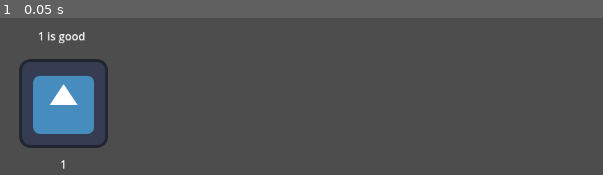
Above: before the commit, frame 1.
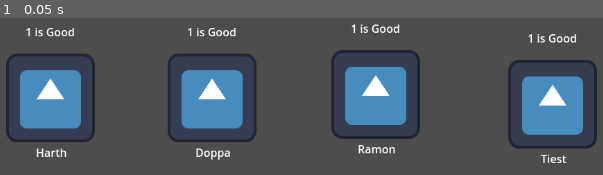
Above: after the commit, the same moment.

Repository: vbAarav/school-snatcher
Game: Godot game, scene res://Scenes/main.tscn
The game is run twice, just before and just after one commit, with the same random seed, the same clock (stepped at 60 frames per second) and the same inputs. The engine's default icon, where the game draws it, is replaced by a stand-in: a white triangle on a blue panel in a dark square.
Inputs:
- Up to frame 1 (0.05 s): no input

The runs differ from the first frame. In frame 1, 21% of the frame differs, in the area x 0-100%, y 3-97%.

Commit message:
Added Student Display Names and Information

Diff:
--- a/Scenes/main.tscn
+++ b/Scenes/main.tscn
@@ -1,13 +1,27 @@
 [gd_scene load_steps=3 format=3 uid="uid://c708hn4r3pyy7"]
 
 [ext_resource type="Script" uid="uid://dc6ru3rli5vqs" path="res://Scripts/students_manager.gd" id="1_bo1nx"]
-[ext_resource type="PackedScene" uid="uid://mnxtlml2pfom" path="res://Scenes/student_display.tscn" id="2_8gbba"]
+[ext_resource type="PackedScene" uid="uid://mnxtlml2pfom" path="res://Scenes/student.tscn" id="2_8gbba"]
 
 [node name="Main" type="Node2D"]
 
 [node name="StudentsManager" type="Node" parent="."]
 script = ExtResource("1_bo1nx")
 
-[node name="StudentDisplay" parent="." instance=ExtResource("2_8gbba")]
+[node name="Student" parent="StudentsManager" instance=ExtResource("2_8gbba")]
+position = Vector2(191, 316)
+display_name = "Harth"
+
+[node name="Student2" parent="StudentsManager" instance=ExtResource("2_8gbba")]
+position = Vector2(424, 316)
+display_name = "Doppa"
+
+[node name="Student3" parent="StudentsManager" instance=ExtResource("2_8gbba")]
+position = Vector2(660, 311)
+display_name = "Ramon"
+
+[node name="Student4" parent="StudentsManager" instance=ExtResource("2_8gbba")]
+position = Vector2(915, 325)
+display_name = "Tiest"
 
 [node name="UILayer" type="CanvasLayer" parent="."]
--- a/Scenes/student_display.tscn
+++ b/Scenes/student.tscn
@@ -1,27 +1,26 @@
 [gd_scene load_steps=3 format=3 uid="uid://mnxtlml2pfom"]
 
 [ext_resource type="Texture2D" uid="uid://bhucqqsyckpu2" path="res://icon.svg" id="1_7wsp6"]
-[ext_resource type="Script" uid="uid://bd4i8gnxd0uxw" path="res://Scripts/student_display.gd" id="1_xnf23"]
+[ext_resource type="Script" uid="uid://cf1v70xq5ut6s" path="res://Scripts/student.gd" id="1_tjbwp"]
 
-[node name="StudentDisplay" type="Node"]
-script = ExtResource("1_xnf23")
+[node name="Student" type="Node2D"]
+script = ExtResource("1_tjbwp")
 
 [node name="Sprite2D" type="Sprite2D" parent="."]
-position = Vector2(210, 324)
 texture = ExtResource("1_7wsp6")
 
 [node name="Information" type="Label" parent="."]
-offset_left = 143.0
-offset_top = 215.0
-offset_right = 272.0
-offset_bottom = 253.0
+offset_left = -65.0
+offset_top = -107.0
+offset_right = 64.0
+offset_bottom = -69.0
 text = "1 is good"
 horizontal_alignment = 1
 
 [node name="Name" type="Label" parent="."]
-offset_left = 146.0
-offset_top = 400.0
-offset_right = 275.0
-offset_bottom = 438.0
+offset_left = -63.0
+offset_top = 67.0
+offset_right = 66.0
+offset_bottom = 105.0
 text = "1"
 horizontal_alignment = 1
--- a/Scripts/student.gd
+++ b/Scripts/student.gd
@@ -1,9 +1,16 @@
-extends Resource
+extends Node
 class_name Student
 
-@export var name: String
+# References
+@onready var Sprite = $Sprite2D
+@onready var InformationLabel = $Information
+@onready var NameLabel = $Name
+
+# Variables
+@export var display_name: String
 var role: Role
 var alignment: Role.StudentAlignment
 
-func _init(_name: String):
-	name = _name
+func _ready():
+	NameLabel.text = display_name
+	InformationLabel.text = "1 is Good"
--- a/Scripts/student_display.gd
+++ /dev/null
@@ -1,6 +0,0 @@
-extends Node
-
-# References
-@onready var Sprite = $Sprite2D
-@onready var InformationLabel = $Information
-@onready var NameLabel = $Name
--- a/Scripts/students_manager.gd
+++ b/Scripts/students_manager.gd
@@ -1,2 +1,7 @@
 extends Node
 class_name StudentsManager
+
+var students: Array[Student]
+
+func _ready():
+	pass
Not shown, removed: Scripts/student_display.gd.uid
